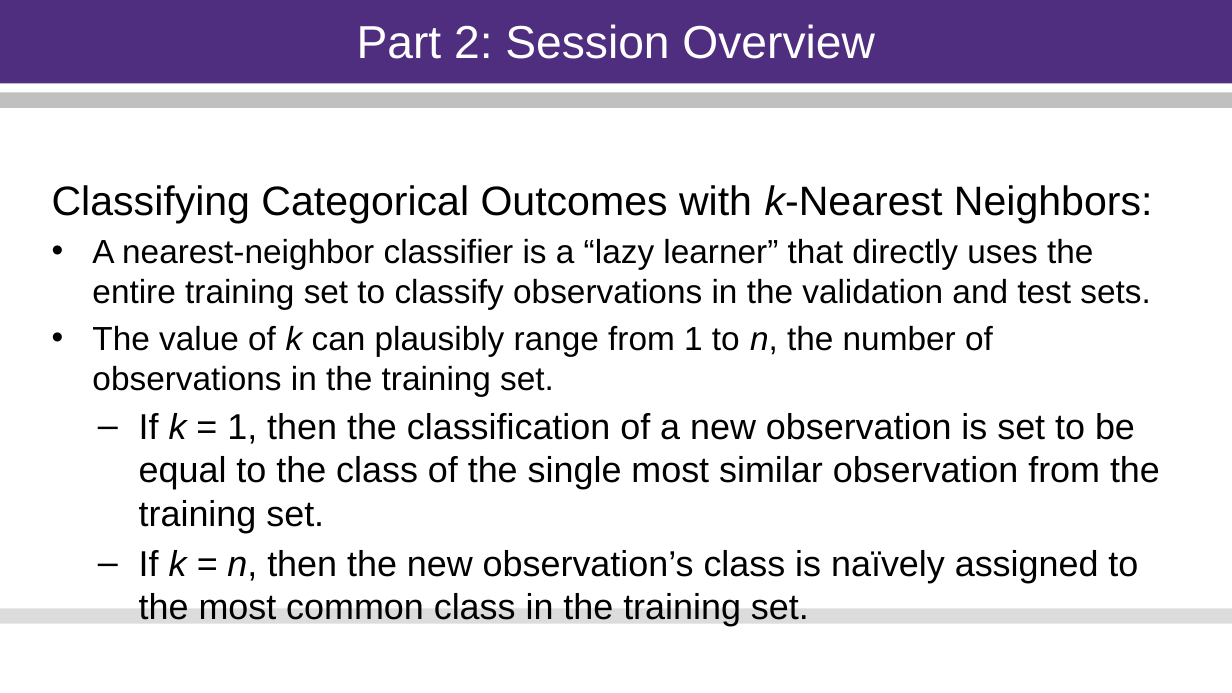
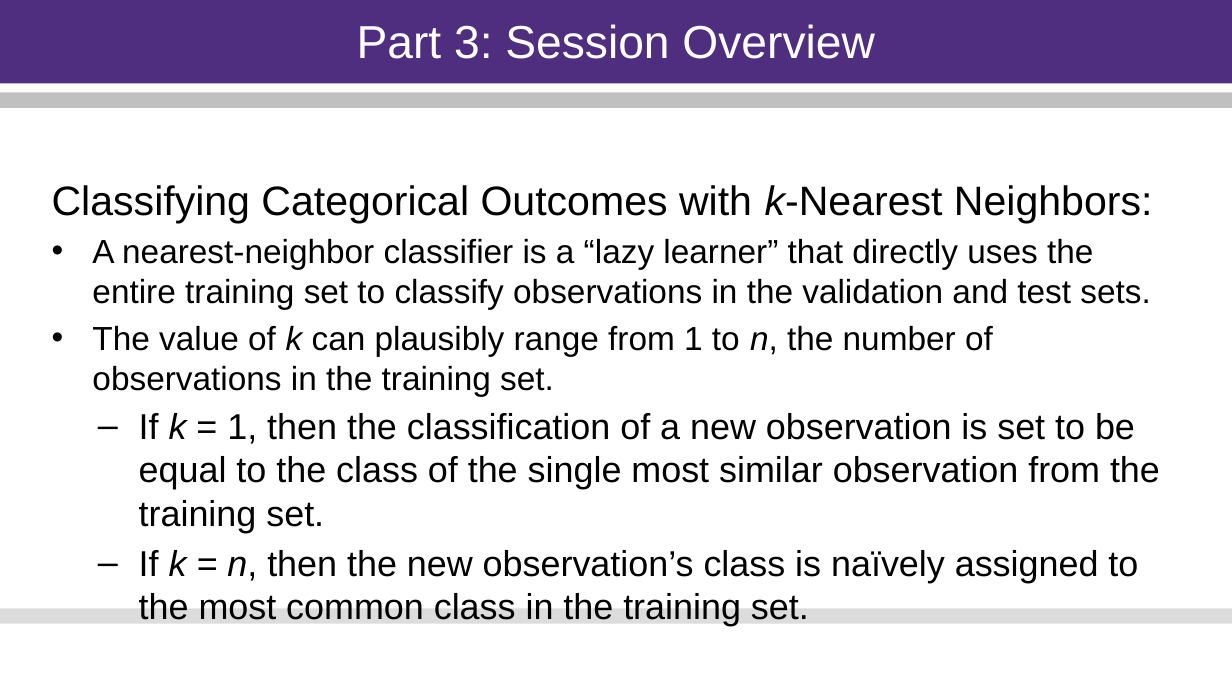
Before and after one commit to justinbkeeler/2023-NAA-Student, a slide deck: slide 22 of 23-0712 - WED - Supervised Machine Learning/23-0712 Supervised Learning.pptx (slide 16 before the commit). Drawn at 1232x693 pixels with LibreOffice and Linux fonts; fonts in the diff are those of the drawing. Boxes give left, top, right and bottom in pixels: in the first picture for what was removed or moved away, otherwise in the second. Text is boxed around its words. In the diff, an @@ line names an element or a change of style, - is before the commit and + after.

```diff
--- a/23-0712 - WED - Supervised Machine Learning/23-0712 Supervised Learning.pptx
+++ b/23-0712 - WED - Supervised Machine Learning/23-0712 Supervised Learning.pptx
@@ title at (357,24,874,59): text changed @@
-Part 2: Session Overview
+Part 3: Session Overview
```
Also in this commit, not shown: 3 other slides changed, 14 slides removed, 3 other files.
